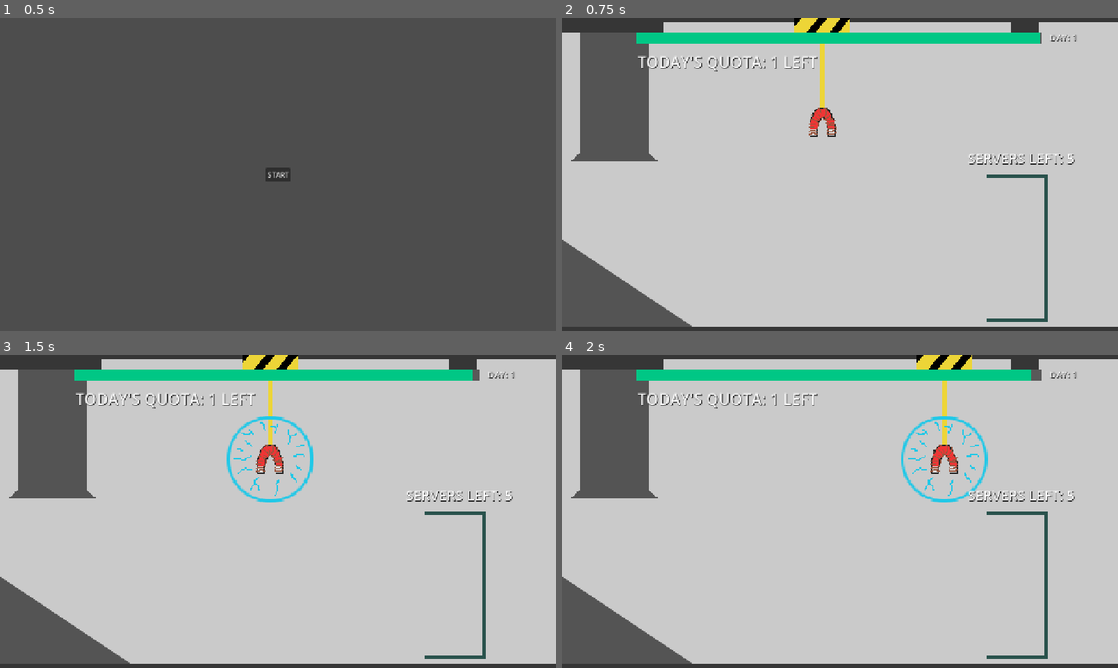
Above: before the commit, frames 1-4 (two rows, left to right).
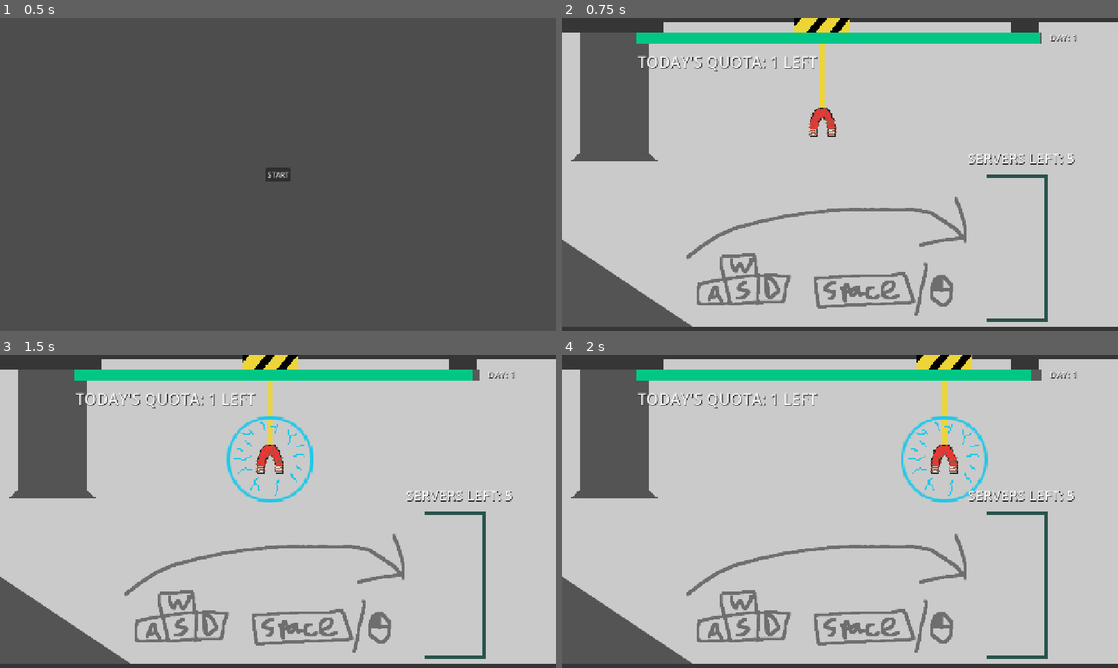
Above: after the commit, the same moments.

Repository: KeaganErasmus/Clod-Godo-Wild-Jam-99
Game: Godot game, scene res://Scenes/menu/starting_menu.tscn
Same seed, same stepped clock (60 frames per second), same inputs: the game is played once before the commit and once after it.
Inputs (mouse positions are in pixels of both pictures, inside the frame that each line leads up to):
- Up to frame 1 (0.5 s): no input
- Up to frame 2 (0.75 s): click "START" at 0.5 s
- Up to frame 3 (1.5 s): tap Enter at 1.25 s; move the mouse to (400, 495) at 1.27 s; hold D (move_right) from 1.28 s (still down); hold Space (magnetize) from 1.28 s (still down); click (400, 495) at 1.42 s
- Up to frame 4 (2 s): keep holding D (move_right); keep holding Space (magnetize)

Frame 1 is identical in both runs. In frame 2, 3.1% of the frame differs, in the area x 22-73%, y 57-96%; in frame 3, 3.1%; in frame 4, 3.1%.

Commit message:
feat(): added global music player and some graphics for controls

Diff:
--- a/Scenes/digging/scenes/digging.tscn
+++ b/Scenes/digging/scenes/digging.tscn
@@ -3,7 +3,7 @@
 [ext_resource type="Script" uid="uid://q0j3b0xgpqym" path="res://Scenes/digging/scenes/digging.gd" id="1_6acvb"]
 [ext_resource type="PackedScene" uid="uid://c1f7687vd81x6" path="res://Scenes/digging/scenes/drill_machine.tscn" id="1_sj24a"]
 [ext_resource type="PackedScene" uid="uid://n7w243o1qxms" path="res://global_ui.tscn" id="2_ldt0o"]
-[ext_resource type="Texture2D" uid="uid://byliybcbn6v7a" path="res://Scenes/digging/art/digging bg.png" id="2_xlc85"]
+[ext_resource type="Texture2D" uid="uid://chyb1tm4xxux2" path="res://Scenes/digging/art/digging bg controls.png" id="2_xlc85"]
 
 [sub_resource type="RectangleShape2D" id="RectangleShape2D_jq8s5"]
 size = Vector2(1280, 100)
--- a/Scenes/stacking/scenes/stacking.tscn
+++ b/Scenes/stacking/scenes/stacking.tscn
@@ -2,7 +2,7 @@
 
 [ext_resource type="Script" uid="uid://bcqinmk8k8vpo" path="res://Scenes/stacking/scripts/stacking.gd" id="1_460fq"]
 [ext_resource type="PackedScene" uid="uid://bjxecrkw61svq" path="res://Scenes/stacking/scenes/stack_rack.tscn" id="2_p4iy0"]
-[ext_resource type="Texture2D" uid="uid://305n546hbmv1" path="res://Scenes/stacking/art/bg.png" id="2_vkrw2"]
+[ext_resource type="Texture2D" uid="uid://dbodcd8sbnc1b" path="res://Scenes/stacking/art/stacking bg.png" id="2_t5a04"]
 [ext_resource type="Texture2D" uid="uid://c1t1rgyn3rncp" path="res://Scenes/stacking/art/server chute.png" id="4_b03tl"]
 [ext_resource type="PackedScene" uid="uid://bjhnkh8p5ckgb" path="res://Scenes/stacking/scenes/claw.tscn" id="4_i4x58"]
 [ext_resource type="Texture2D" uid="uid://14heco41f0wx" path="res://Scenes/stacking/art/ramp.png" id="6_wv320"]
@@ -44,7 +44,7 @@
 
 [node name="BG" type="Sprite2D" parent="." unique_id=552049347]
 position = Vector2(640, 360)
-texture = ExtResource("2_vkrw2")
+texture = ExtResource("2_t5a04")
 
 [node name="StackRack" parent="." unique_id=736920134 instance=ExtResource("2_p4iy0")]
 position = Vector2(1049, 530)
--- a/global.gd
+++ b/global.gd
@@ -52,6 +52,7 @@
 	Global._reset_global_timer()
 	if not dev_start_from_current_scene:
 		get_tree().change_scene_to_packed.call_deferred(default_scene)
+	MusicPlayer._play_intro_music()
 
 func _process(delta: float) -> void:
 	if is_timer_active:
@@ -60,6 +61,7 @@
 func _start_game():
 	_reset_global_variables()
 	get_tree().change_scene_to_packed.call_deferred(day_scene_order[0])
+	MusicPlayer._play_gameplay_music()
 
 func _next_scene():
 	current_scene_index += 1
@@ -70,6 +72,7 @@
 	# you completed the day quota
 	if current_scene_index >= day_scene_order.size() and data_center_count >= data_center_quota:
 		get_tree().change_scene_to_packed.call_deferred(transition_scene)
+		MusicPlayer._play_transition_music()
 
 	# you created a data center but haven't met quota
 	elif current_scene_index >= day_scene_order.size() and data_center_count < data_center_quota:
@@ -88,6 +91,7 @@
 
 	current_scene_index = 0
 	get_tree().change_scene_to_packed.call_deferred(day_scene_order[current_scene_index])
+	MusicPlayer._play_gameplay_music()
 
 func _run_global_timer(delta: float):
 	current_time_left -= timer_drain_rate * delta
@@ -108,6 +112,7 @@
 
 func _lose_game():
 	get_tree().change_scene_to_packed.call_deferred(you_lose_scene)
+	MusicPlayer._stop_all_music()
 
 ########################################
 ###          GLOBAL SIGNALS          ###
--- /dev/null
+++ b/music/music_player.gd
@@ -0,0 +1,28 @@
+extends Node
+
+@onready var intro_music = $IntroMusic
+@onready var transition_music = $TransitionMusic
+@onready var gameplay_music = $GameplayMusic
+
+@onready var music_list = [intro_music, transition_music, gameplay_music]
+
+func _stop_all_music():
+	for music in music_list:
+		music.stop()
+
+func _stop_other_music(current_music: AudioStreamPlayer):
+	for music in music_list:
+		if music != current_music:
+			music.stop()
+
+func _play_intro_music():
+	_stop_other_music(intro_music)
+	intro_music.play()
+
+func _play_gameplay_music():
+	_stop_other_music(gameplay_music)
+	gameplay_music.play()
+
+func _play_transition_music():
+	_stop_other_music(transition_music)
+	transition_music.play()
--- /dev/null
+++ b/music/music_player.tscn
@@ -0,0 +1,21 @@
+[gd_scene format=3 uid="uid://o1leb3decoy2"]
+
+[ext_resource type="Script" uid="uid://cihglq771eyfn" path="res://music/music_player.gd" id="1_0isv4"]
+[ext_resource type="AudioStream" uid="uid://ci512dnnmnptf" path="res://music/clod intro.mp3" id="2_jipuu"]
+[ext_resource type="AudioStream" uid="uid://dd6fsqne5ehw4" path="res://music/clod gameplay.mp3" id="3_mmuvd"]
+[ext_resource type="AudioStream" uid="uid://xcv5t5tb7o6" path="res://music/clod transition.mp3" id="4_78lc6"]
+
+[node name="MusicPlayer" type="Node" unique_id=1173244419]
+script = ExtResource("1_0isv4")
+
+[node name="IntroMusic" type="AudioStreamPlayer" parent="." unique_id=1344881921]
+stream = ExtResource("2_jipuu")
+parameters/looping = true
+
+[node name="GameplayMusic" type="AudioStreamPlayer" parent="." unique_id=137601910]
+stream = ExtResource("3_mmuvd")
+parameters/looping = true
+
+[node name="TransitionMusic" type="AudioStreamPlayer" parent="." unique_id=708460723]
+stream = ExtResource("4_78lc6")
+parameters/looping = true
--- a/project.godot
+++ b/project.godot
@@ -17,6 +17,7 @@
 
 [autoload]
 
+MusicPlayer="*uid://o1leb3decoy2"
 Global="*uid://c2cc1j2h0dx5s"
 GlobalController="*uid://cm2vothigvhnj"
 Easings="*uid://ch6aildxub0v1"
Binary file added: Scenes/digging/art/digging bg controls.png
Not shown, added: Scenes/digging/art/digging bg controls.png.import
Binary file added: Scenes/stacking/art/stacking bg.png
Not shown, added: Scenes/stacking/art/stacking bg.png.import
Not shown, added: music/clod gameplay.mp3.import
Not shown, added: music/clod intro.mp3.import
Not shown, added: music/clod transition.mp3.import
Not shown, added: music/music_player.gd.uid
Not shown, added: music/clod gameplay.mp3
Not shown, added: music/clod gameplay.mp3.asd
Not shown, added: music/clod intro.mp3
Not shown, added: music/clod intro.mp3.asd
(and 2 more such lines)
